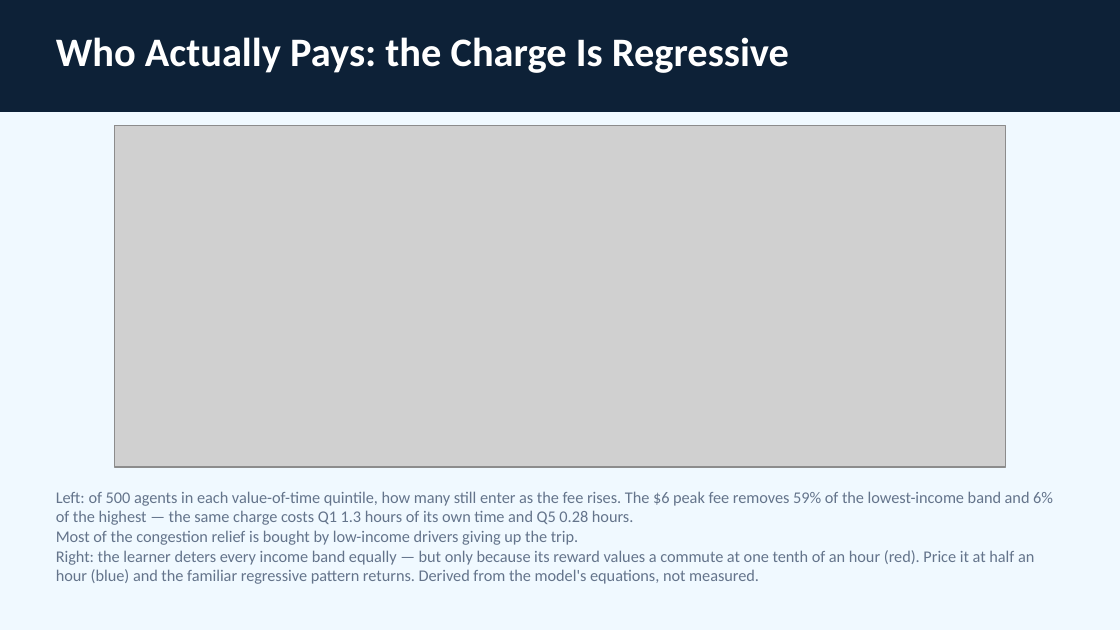
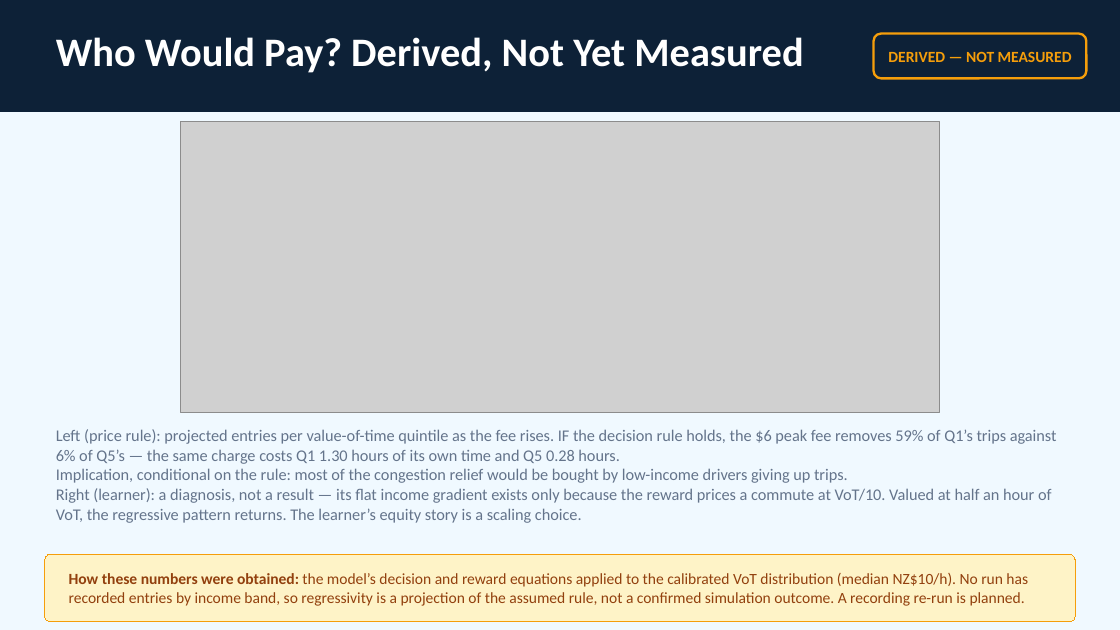
Before and after one commit to dataandcrowd/SSC2026, a slide deck: slide 8 of presentation/SSC2026_presentation.pptx (slide 7 before the commit). Drawn at 1120x630 pixels with LibreOffice and Linux fonts; fonts in the diff are those of the drawing; grey boxes stand for pictures. Boxes give left, top, right and bottom in pixels: in the first picture for what was removed or moved away, otherwise in the second. Text is boxed around its words. In the diff, an @@ line names an element or a change of style, - is before the commit and + after.

```diff
--- a/presentation/SSC2026_presentation.pptx
+++ b/presentation/SSC2026_presentation.pptx
@@ text at box(56, 37, 803, 73): text changed @@
-Who Actually Pays: the Charge Is Regressive
+Who Would Pay? Derived, Not Yet Measured
@@ rounded rectangle added at box(874, 34, 1086, 78), outline #F59E0B 1.5 pt, 10 pt, text #F59E0B, bold @@
+DERIVED — NOT MEASURED
@@ picture: place and size @@
-picture at box(114, 125, 1006, 467)
+picture at box(180, 121, 940, 412)
@@ text at box(56, 429, 1057, 523): text changed @@
-Left: of 500 agents in each value-of-time quintile, how many still enter as the fee rises. The $6 peak fee removes 59% of the lowest-income band and 6% of the highest — the same charge costs Q1 1.3 hours of its own time and Q5 0.28 hours.
-Most of the congestion relief is bought by low-income drivers giving up the trip.
-Right: the learner deters every income band equally — but only because its reward values a commute at one tenth of an hour (red). Price it at half an hour (blue) and the familiar regressive pattern returns. Derived from the model's equations, not measured.
+Left (price rule): projected entries per value-of-time quintile as the fee rises. IF the decision rule holds, the $6 peak fee removes 59% of Q1’s trips against 6% of Q5’s — the same charge costs Q1 1.30 hours of its own time and Q5 0.28 hours.
+Implication, conditional on the rule: most of the congestion relief would be bought by low-income drivers giving up trips.
+Right (learner): a diagnosis, not a result — its flat income gradient exists only because the reward prices a commute at VoT/10. Valued at half an hour of VoT, the regressive pattern returns. The learner’s equity story is a scaling choice.
@@ rounded rectangle added at box(45, 554, 1075, 622), fill #FEF3C7, outline #F59E0B 0.75 pt, 10 pt, text #92400E @@
+How these numbers were obtained: the model’s decision and reward equations applied to the calibrated VoT distribution (median NZ$10/h). No run has recorded entries by income band, so regressivity is a projection of the assumed rule, not a confirmed simulation outcome. A recording re-run is planned.
```
Also in this commit, not shown: 4 other slides changed, 1 slide added, 18 other files.
